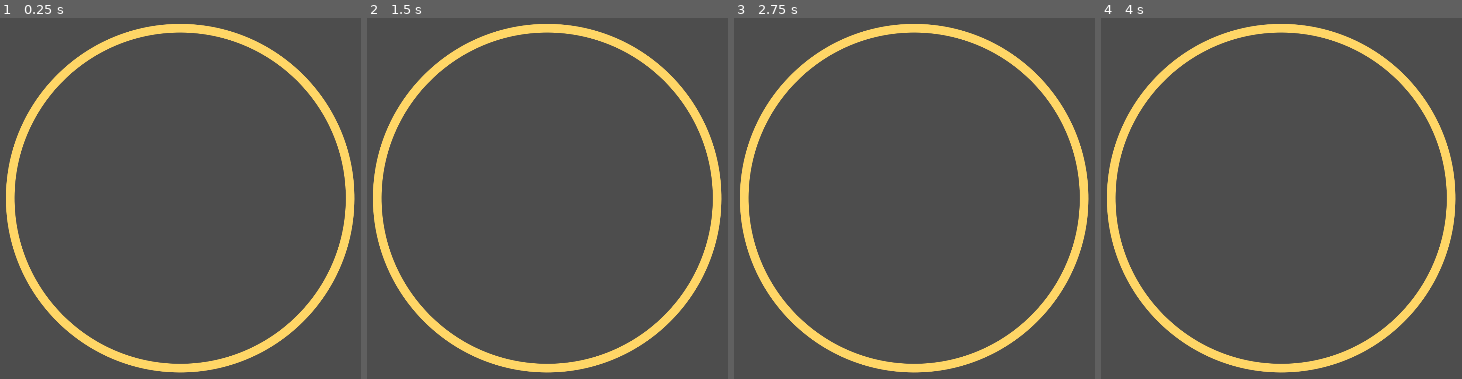
Above: before the commit, frames 1-4 (left to right).
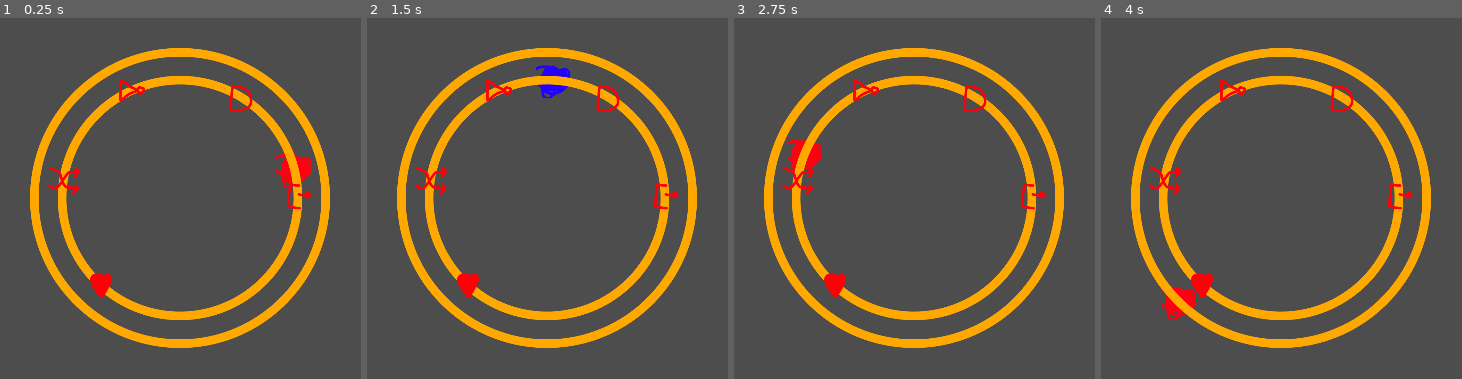
Above: after the commit, the same moments.

Repository: triangle-int/logi-charm
Game: Godot game, scene res://scenes/game.tscn
Two runs of this game, one before a commit and one after it. Both use one fixed random seed, a clock stepped at 60 frames per second and the inputs below.
Inputs (mouse positions are in pixels of both pictures, inside the frame that each line leads up to):
- Up to frame 1 (0.25 s): no input
- Up to frame 2 (1.5 s): move the mouse to (724, 176) at 0.52 s; move the mouse to (388, 220) at 1.27 s
- Up to frame 3 (2.75 s): move the mouse to (993, 97) at 2.02 s
- Up to frame 4 (4 s): move the mouse to (1241, 288) at 2.77 s; move the mouse to (outside the picture) at 3.52 s

The runs differ from the first frame. In frame 1, 20% of the frame differs, in the area x 1-99%, y 1-99%; in frame 2, 20%; in frame 3, 20%; in frame 4, 20%.

Commit message:
First iteration of visuals

Diff:
--- a/project.godot
+++ b/project.godot
@@ -15,15 +15,15 @@
 config/features=PackedStringArray("4.2", "GL Compatibility")
 config/icon="res://icon.svg"
 
+[autoload]
+
+ComponentsSignals="*res://scripts/signal_manager.gd"
+
 [display]
 
 window/stretch/mode="canvas_items"
 window/stretch/aspect="expand"
 
-[autoload]
-
-ComponentsSignals="*res://scripts/signal_manager.gd"
-
 [rendering]
 
 renderer/rendering_method="gl_compatibility"
--- a/scenes/components/and_component.tscn
+++ b/scenes/components/and_component.tscn
@@ -1,7 +1,12 @@
-[gd_scene load_steps=2 format=3 uid="uid://blp38uqok1hw2"]
+[gd_scene load_steps=3 format=3 uid="uid://blp38uqok1hw2"]
 
 [ext_resource type="Script" path="res://scripts/components/and_component.gd" id="1_bxudu"]
+[ext_resource type="Texture2D" uid="uid://e4udc2n6ulhw" path="res://sprites/gates/and_gate.png" id="2_1v5j2"]
 
 [node name="AndComponent" type="Node2D"]
 script = ExtResource("1_bxudu")
 width = 1
+
+[node name="Sprite2D" type="Sprite2D" parent="."]
+scale = Vector2(0.4, 0.4)
+texture = ExtResource("2_1v5j2")
--- a/scenes/components/end_component.tscn
+++ b/scenes/components/end_component.tscn
@@ -1,7 +1,12 @@
-[gd_scene load_steps=2 format=3 uid="uid://dtmhm8xn55o03"]
+[gd_scene load_steps=3 format=3 uid="uid://dtmhm8xn55o03"]
 
 [ext_resource type="Script" path="res://scripts/components/end_component.gd" id="1_b4f36"]
+[ext_resource type="Texture2D" uid="uid://dd0yfmfksxq2l" path="res://sprites/gates/end_gate.png" id="2_8kqvv"]
 
 [node name="EndComponent" type="Node2D"]
 script = ExtResource("1_b4f36")
 width = 1
+
+[node name="Sprite2D" type="Sprite2D" parent="."]
+scale = Vector2(0.4, 0.4)
+texture = ExtResource("2_8kqvv")
--- a/scenes/components/init_component.tscn
+++ b/scenes/components/init_component.tscn
@@ -1,7 +1,12 @@
-[gd_scene load_steps=2 format=3 uid="uid://pumfprhltbaf"]
+[gd_scene load_steps=3 format=3 uid="uid://pumfprhltbaf"]
 
 [ext_resource type="Script" path="res://scripts/components/init_component.gd" id="1_pji62"]
+[ext_resource type="Texture2D" uid="uid://it8m201ieb2f" path="res://sprites/gates/init_gate.png" id="2_8nh45"]
 
 [node name="InitComponent" type="Node2D"]
 script = ExtResource("1_pji62")
 width = 1
+
+[node name="Sprite2D" type="Sprite2D" parent="."]
+scale = Vector2(0.4, 0.4)
+texture = ExtResource("2_8nh45")
--- a/scenes/components/not_component.tscn
+++ b/scenes/components/not_component.tscn
@@ -1,7 +1,12 @@
-[gd_scene load_steps=2 format=3 uid="uid://xjea3vckpfat"]
+[gd_scene load_steps=3 format=3 uid="uid://xjea3vckpfat"]
 
 [ext_resource type="Script" path="res://scripts/components/not_component.gd" id="1_wf05b"]
+[ext_resource type="Texture2D" uid="uid://bquoii7l4rxt" path="res://sprites/gates/not_gate.png" id="2_7fr82"]
 
 [node name="NotComponent" type="Node2D"]
 script = ExtResource("1_wf05b")
 width = 1
+
+[node name="Sprite2D" type="Sprite2D" parent="."]
+scale = Vector2(0.4, 0.4)
+texture = ExtResource("2_7fr82")
--- a/scenes/components/or_component.tscn
+++ b/scenes/components/or_component.tscn
@@ -1,7 +1,12 @@
-[gd_scene load_steps=2 format=3 uid="uid://p6kikp3bppfh"]
+[gd_scene load_steps=3 format=3 uid="uid://p6kikp3bppfh"]
 
 [ext_resource type="Script" path="res://scripts/components/or_component.gd" id="1_yfvdv"]
+[ext_resource type="Texture2D" uid="uid://b5o1desqe0lp2" path="res://sprites/gates/or_gate.png" id="2_3smfy"]
 
 [node name="OrComponent" type="Node2D"]
 script = ExtResource("1_yfvdv")
 width = 1
+
+[node name="Sprite2D" type="Sprite2D" parent="."]
+scale = Vector2(0.4, 0.4)
+texture = ExtResource("2_3smfy")
--- a/scenes/components/swap_component.tscn
+++ b/scenes/components/swap_component.tscn
@@ -1,7 +1,12 @@
-[gd_scene load_steps=2 format=3 uid="uid://e33vqmafam83"]
+[gd_scene load_steps=3 format=3 uid="uid://e33vqmafam83"]
 
 [ext_resource type="Script" path="res://scripts/components/swap_component.gd" id="1_8va6n"]
+[ext_resource type="Texture2D" uid="uid://bsb61658ojqw2" path="res://sprites/gates/swap_gate.png" id="2_mw6ts"]
 
 [node name="SwapComponent" type="Node2D"]
 script = ExtResource("1_8va6n")
 width = 1
+
+[node name="Sprite2D" type="Sprite2D" parent="."]
+scale = Vector2(0.4, 0.4)
+texture = ExtResource("2_mw6ts")
--- a/scenes/game.tscn
+++ b/scenes/game.tscn
@@ -1,7 +1,11 @@
-[gd_scene load_steps=3 format=3 uid="uid://bgiov8vdeao7u"]
+[gd_scene load_steps=7 format=3 uid="uid://bgiov8vdeao7u"]
 
-[ext_resource type="Texture2D" uid="uid://dtye7ncb5jear" path="res://sprites/ring.png" id="1_4rd13"]
+[ext_resource type="Texture2D" uid="uid://skuhewxd3ubq" path="res://sprites/rings/ring_1.png" id="1_i4p3y"]
+[ext_resource type="PackedScene" uid="uid://b60ca387m477t" path="res://scenes/pointer.tscn" id="1_vpf3b"]
+[ext_resource type="Script" path="res://scripts/visualization/ring.gd" id="2_4nl2d"]
+[ext_resource type="Texture2D" uid="uid://c0248cft72o8a" path="res://sprites/rings/ring_2.png" id="2_68dsl"]
 [ext_resource type="PackedScene" uid="uid://b66fmfjhg1x4p" path="res://scenes/levels/test_level.tscn" id="2_xyqm8"]
+[ext_resource type="Texture2D" uid="uid://dvr68x74iehxd" path="res://sprites/rings/ring_3.png" id="3_b6fgw"]
 
 [node name="Game" type="Node2D"]
 
@@ -9,8 +13,27 @@
 
 [node name="Center" type="Node2D" parent="."]
 
-[node name="Ring" type="Sprite2D" parent="Center"]
+[node name="Pointer" parent="Center" instance=ExtResource("1_vpf3b")]
+
+[node name="Ring1" type="Sprite2D" parent="Center" groups=["rings"]]
 scale = Vector2(0.5, 0.5)
-texture = ExtResource("1_4rd13")
+texture = ExtResource("3_b6fgw")
+script = ExtResource("2_4nl2d")
+radius = 169.75
+
+[node name="Ring2" type="Sprite2D" parent="Center" groups=["rings"]]
+scale = Vector2(0.5, 0.5)
+texture = ExtResource("2_68dsl")
+script = ExtResource("2_4nl2d")
+index = 1
+radius = 209.75
+
+[node name="Ring3" type="Sprite2D" parent="Center" groups=["rings"]]
+visible = false
+scale = Vector2(0.5, 0.5)
+texture = ExtResource("1_i4p3y")
+script = ExtResource("2_4nl2d")
+index = 2
+radius = 249.75
 
 [node name="TestLevel" parent="Center" instance=ExtResource("2_xyqm8")]
--- a/scenes/levels/test_level.tscn
+++ b/scenes/levels/test_level.tscn
@@ -9,22 +9,28 @@
 
 [node name="TestLevel" type="Node"]
 script = ExtResource("1_44y38")
+rings_radius = Array[float]([169.75, 209.75])
 
 [node name="InitComponent" parent="." instance=ExtResource("2_0ogxl")]
+position = Vector2(169.75, 0)
 start_high = true
 
 [node name="AndComponent" parent="." instance=ExtResource("3_vo0ha")]
+position = Vector2(91.7163, -142.84)
 angle = 1.0
 width = 2
 
 [node name="NotComponent" parent="." instance=ExtResource("3_6vmux")]
+position = Vector2(-70.6409, -154.353)
 angle = 2.0
 width = 2
 
 [node name="SwapComponent" parent="." instance=ExtResource("5_ep30y")]
+position = Vector2(-168.051, -23.9551)
 angle = 3.0
 width = 2
 
 [node name="EndComponent" parent="." instance=ExtResource("4_vwkne")]
+position = Vector2(-110.956, 128.467)
 activation_seq = Array[bool]([true, true, false])
 angle = 4.0
--- /dev/null
+++ b/scenes/pointer.tscn
@@ -0,0 +1,14 @@
+[gd_scene load_steps=4 format=3 uid="uid://b60ca387m477t"]
+
+[ext_resource type="Script" path="res://scripts/pointer.gd" id="1_6hmel"]
+[ext_resource type="Texture2D" uid="uid://d2lu0e5r105y" path="res://sprites/pointer/high_pointer.png" id="1_i05om"]
+[ext_resource type="Texture2D" uid="uid://rcr144bjklfm" path="res://sprites/pointer/low_pointer.png" id="3_i3j80"]
+
+[node name="Pointer" type="Node2D"]
+script = ExtResource("1_6hmel")
+high_sprite = ExtResource("1_i05om")
+low_sprite = ExtResource("3_i3j80")
+
+[node name="Sprite2D" type="Sprite2D" parent="."]
+scale = Vector2(0.4, 0.4)
+texture = ExtResource("1_i05om")
--- a/scripts/level.gd
+++ b/scripts/level.gd
@@ -1,3 +1,4 @@
+@tool
 class_name Level
 
 extends Node
@@ -5,10 +6,17 @@
 signal components_attached
 signal game_over
 
+@export var rings_radius: Array[float]
+
 var end_count = 0
 var activated_count = 0
 
 func _ready():
+	update_components_positions()
+
+	if Engine.is_editor_hint():
+		return;
+
 	for child in get_children():
 		assert(child is BaseComponent)
 		ComponentsSignals.attach_component(child)
@@ -19,9 +27,22 @@
 
 	components_attached.emit()
 
+func _process(delta):
+	if Engine.is_editor_hint():
+		update_components_positions()
+
 func on_end_activated():
 	activated_count += 1
 
 	if activated_count >= end_count:
 		print("Game over!")
 		game_over.emit()
+
+func update_components_positions():
+	for child in get_children():
+		assert(child is BaseComponent)
+		var distance = rings_radius[child.attached_to]
+		var angle = child.angle
+		var x = cos(angle) * distance
+		var y = -sin(angle) * distance
+		child.position = Vector2(x, y)
--- /dev/null
+++ b/scripts/pointer.gd
@@ -0,0 +1,25 @@
+extends Node2D
+
+@export var high_sprite: Texture2D
+@export var low_sprite: Texture2D
+
+@onready var sprite_2d = $Sprite2D
+
+var _radius = 0.0
+
+func _ready():
+	ComponentsSignals.signal_out.connect(_on_signal_out)
+
+func _on_signal_out(index: int, high: bool, from_angle: float, to_angle: float):
+	sprite_2d.texture = high_sprite if high else low_sprite
+
+	var ring = get_tree().get_nodes_in_group("rings").filter(func (r): return r.index == index)[0]
+	_radius = ring.radius
+
+	var tween = create_tween()
+	tween.tween_method(_move_pointer, from_angle, to_angle, ComponentsSignals.SLEEP_DURATION)
+
+func _move_pointer(angle: float):
+	var x = cos(angle) * _radius
+	var y = -sin(angle) * _radius
+	position = Vector2(x, y)
--- a/scripts/signal_manager.gd
+++ b/scripts/signal_manager.gd
@@ -2,7 +2,9 @@
 
 extends Node
 
-const SLEEP_DURATION = 0.5
+signal signal_out(index: int, high: bool, angle_start: float, angle_end: float)
+
+const SLEEP_DURATION = 1.0
 
 var components: Array[BaseComponent] = []
 
@@ -24,6 +26,8 @@
 			if next == null or comp.angle < next.angle:
 				next = comp
 
+	signal_out.emit(index, high, from.angle, next.angle)
+
 	get_tree().create_timer(SLEEP_DURATION).timeout.connect(
 		next.receive_signal.bind(index, high)
 	)
--- /dev/null
+++ b/scripts/visualization/ring.gd
@@ -0,0 +1,5 @@
+class_name Ring
+extends Sprite2D
+
+@export var index: int;
+@export var radius: float;
Binary file added: sprites/gates/and_gate.png
Not shown, changed: sprites/gates/and_gate.png.import
Binary file added: sprites/gates/end_gate.png
Not shown, added: sprites/gates/end_gate.png.import
Binary file added: sprites/gates/init_gate.png
Not shown, added: sprites/gates/init_gate.png.import
Binary file added: sprites/gates/not_gate.png
Not shown, added: sprites/gates/not_gate.png.import
Binary file added: sprites/gates/or_gate.png
Not shown, added: sprites/gates/or_gate.png.import
Binary file added: sprites/gates/swap_gate.png
Not shown, added: sprites/gates/swap_gate.png.import
(and 11 more such lines)
